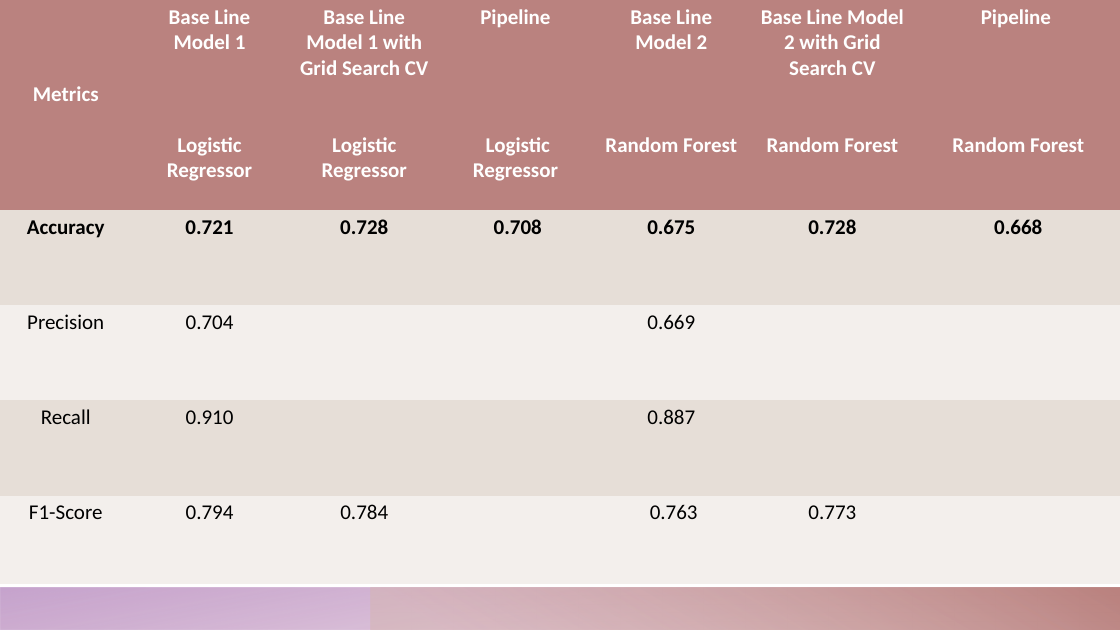
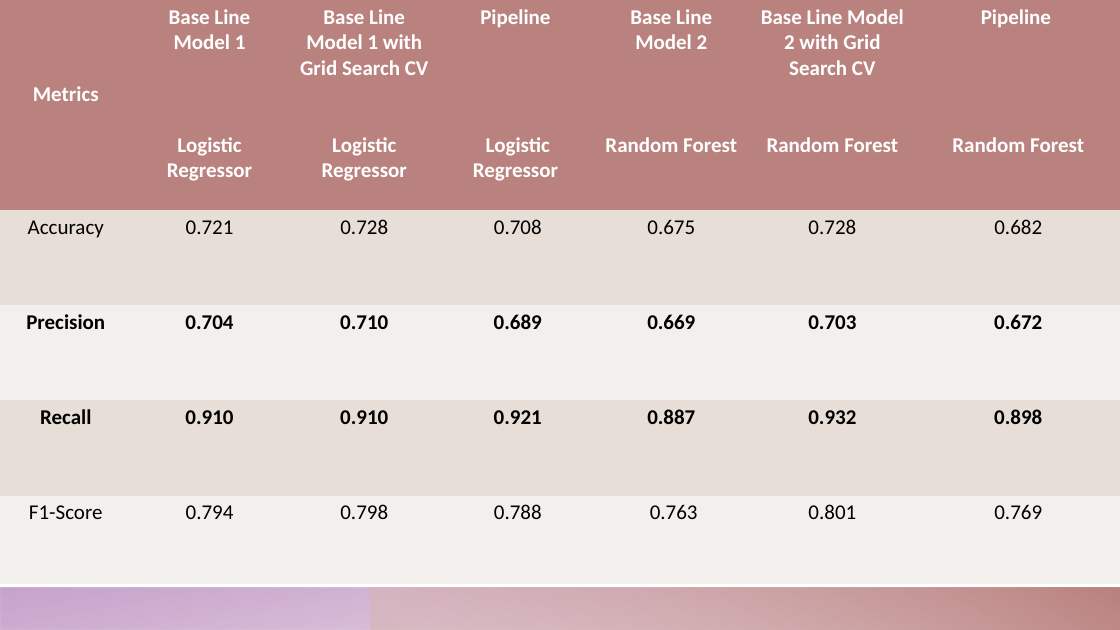
Before and after one commit to rafaelaqfc/Loan-Prediction-Project, a slide deck: slide 13 of Presentation.pptx (slide 11 before the commit). Drawn at 1120x630 pixels with LibreOffice and Linux fonts; fonts in the diff are those of the drawing. Boxes give left, top, right and bottom in pixels: in the first picture for what was removed or moved away, otherwise in the second. Text is boxed around its words. In the diff, an @@ line names an element or a change of style, - is before the commit and + after.

```diff
--- a/Presentation.pptx
+++ b/Presentation.pptx
@@ table at <box>0,0,1120,584</box> @@
-row 2, column 7: 0.668
+row 2, column 7: 0.682
-row 3: Precision | 0.704 |  |  | 0.669 |  | 
+row 3: Precision | 0.704 | 0.710 | 0.689 | 0.669 | 0.703 | 0.672
-row 4: Recall | 0.910 |  |  | 0.887 |  | 
+row 4: Recall | 0.910 | 0.910 | 0.921 | 0.887 | 0.932 | 0.898
-row 5: F1-Score | 0.794 | 0.784 |  | 0.763 | 0.773 | 
+row 5: F1-Score | 0.794 | 0.798 | 0.788 | 0.763 | 0.801 | 0.769
@@ bold off in "Accuracy", "0.721", "0.728", "0.708" and 2 more places @@
@@ bold on in "Precision", "0.704", "0.669", "Recall" and 2 more places @@
```
Also in this commit, not shown: 6 other slides changed, 6 slides added, 2 slides removed, 1 other file.
